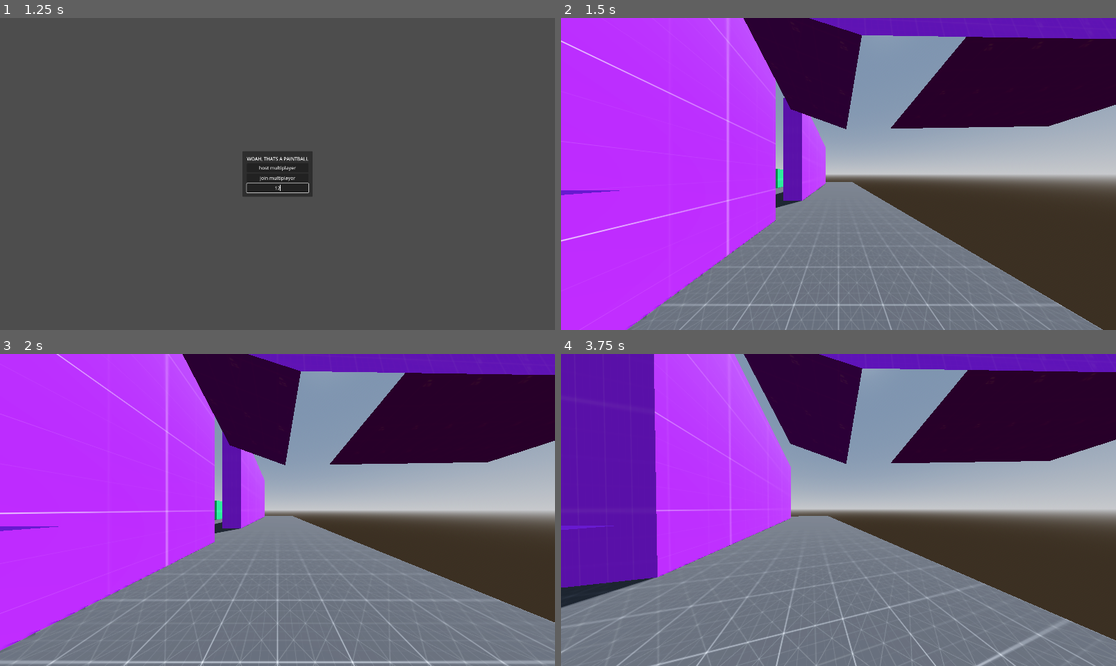
Above: before the commit, frames 1-4 (two rows, left to right).
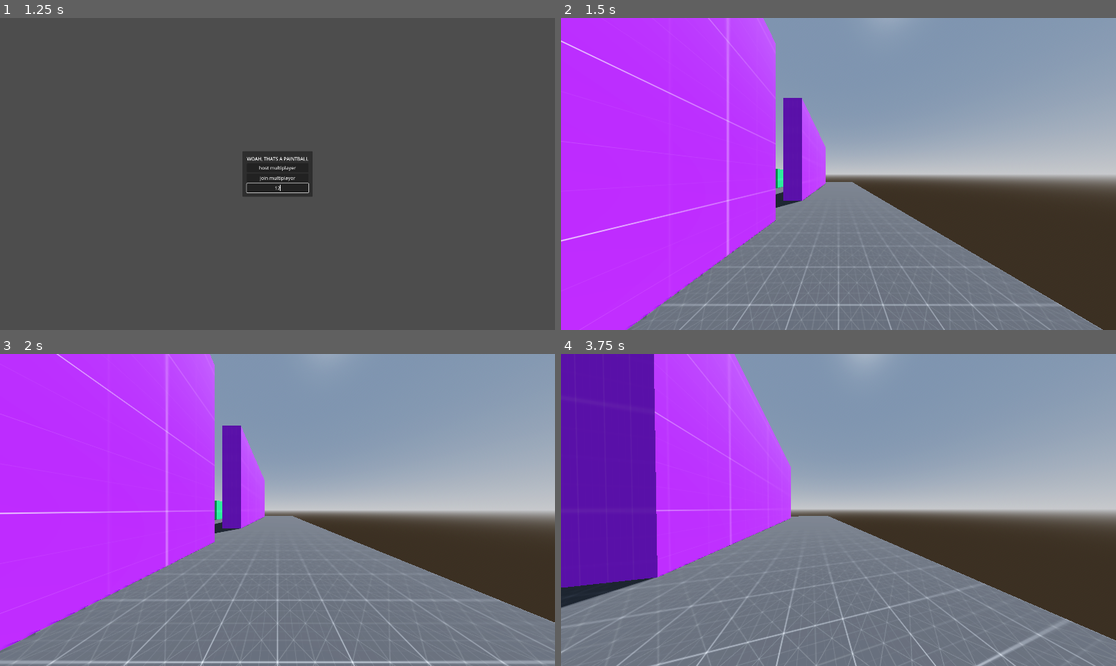
Above: after the commit, the same moments.

Repository: Monkeytonk115/godot-paintball
Game: Godot game, scene res://scenes/main.tscn
Two runs of this game, one before a commit and one after it. Both use one fixed random seed, a clock stepped at 60 frames per second and the inputs below.
Inputs (mouse positions are in pixels of both pictures, inside the frame that each line leads up to):
- Up to frame 1 (1.25 s): click (277, 186) at 0.52 s; type "12" at 0.6 s
- Up to frame 2 (1.5 s): click "host multiplayer" at 1.25 s
- Up to frame 3 (2 s): no input
- Up to frame 4 (3.75 s): move the mouse to (866, 510) at 2.02 s; hold W (forward) from 2.03 s (still down); click (866, 510) at 2.1 s; tap Space (jump) at 2.27, 3.02 s; move the mouse to (810, 510) at 2.77 s; click (810, 510) at 2.85 s; move the mouse to (849, 503) at 3.52 s; click (849, 503) at 3.6 s

Frame 1 is identical in both runs. In frame 2, 17% of the frame differs, in the area x 0-100%, y 0-57%; in frame 3, 17%; in frame 4, 17%.

Commit message:
small gun

Diff:
--- a/scenes/weapons/paintgun.tscn
+++ b/scenes/weapons/paintgun.tscn
@@ -12,10 +12,11 @@
 script = ExtResource("2_2pul5")
 
 [node name="Plane" parent="." index="0"]
+transform = Transform3D(-2.18557e-09, 0.05, 0, -0.05, -2.18557e-09, 0, 0, 0, 0.05, 0, 0, 0)
 surface_material_override/0 = SubResource("StandardMaterial3D_m1lfa")
 
 [node name="attachment_0" type="Marker3D" parent="." index="1"]
-transform = Transform3D(1, 0, 0, 0, 1, 0, 0, 0, 1, -0.453475, -1.56643, -3.1905)
+transform = Transform3D(1, 0, 0, 0, 1, 0, 0, 0, 1, -0.0723439, -0.331789, -0.493459)
 
 [node name="attachment_muzzle" type="Marker3D" parent="." index="2"]
-transform = Transform3D(1, 0, 0, 0, 1, 0, 0, 0, 1, -0.51463, 0, 8.11841)
+transform = Transform3D(1, 0, 0, 0, 1, 0, 0, 0, 1, -0.0762981, 0.0021358, 1.14823)
